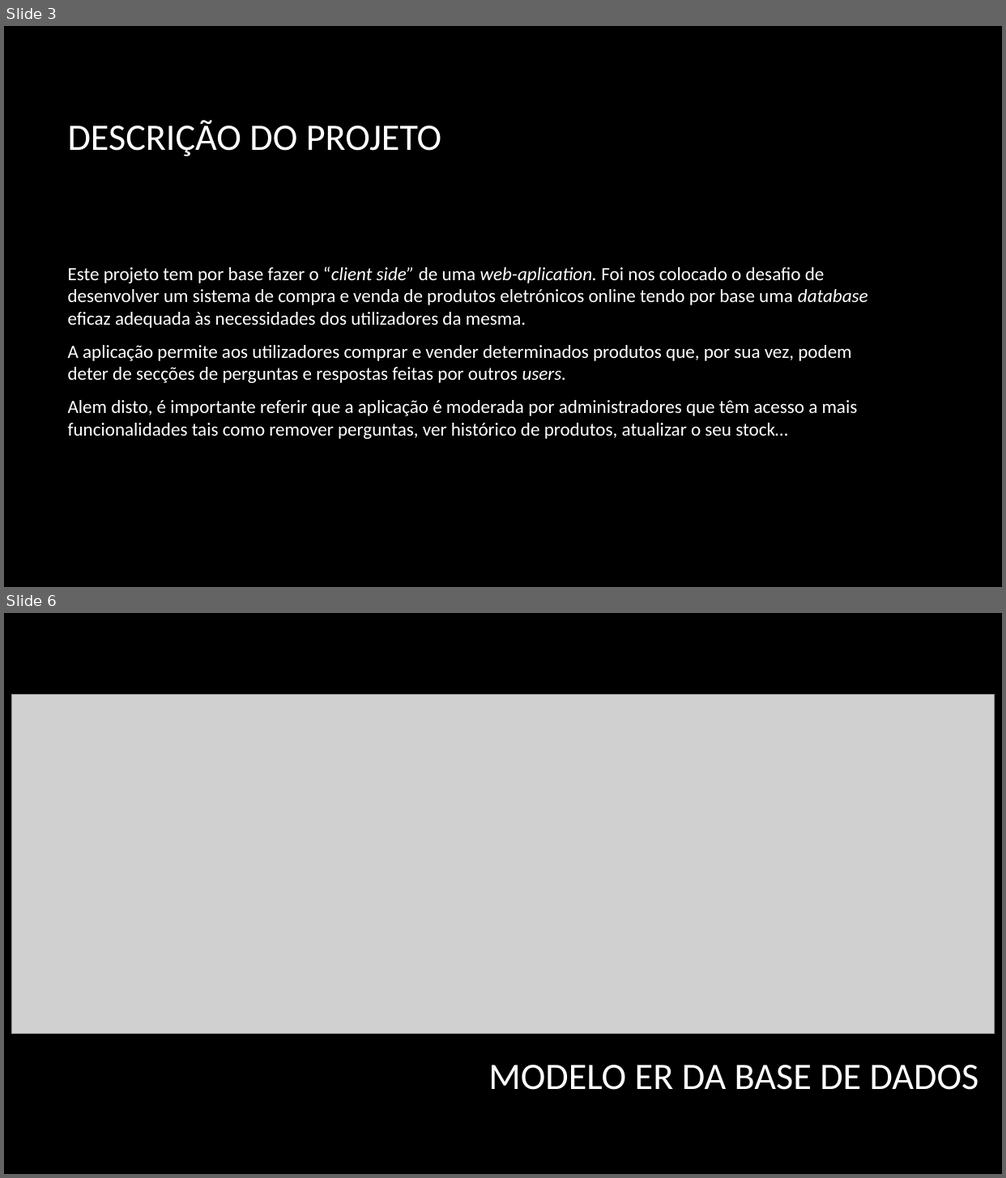
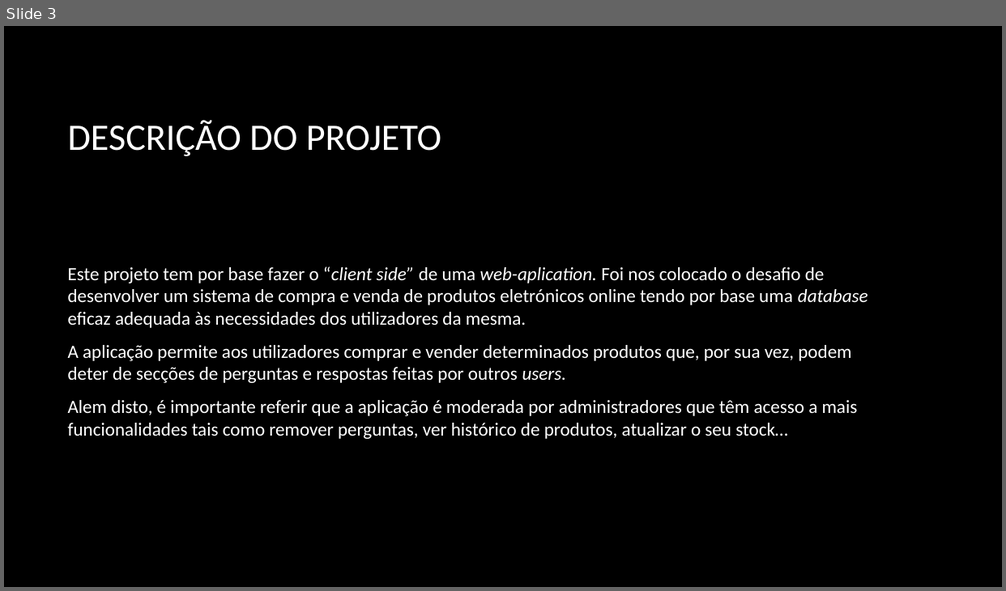
Before and after one commit to PolpEdu/Trabalho-Pr-ticpo, a slide deck: Trabalho prático.pptx. Shown one above the other, each under a label of ours: slides 3 and 6 before the commit, slide 3 after it; the slides between them are not shown. The pictures are 1006x1178 and 1006x591 pixels, drawn with LibreOffice and Linux fonts; fonts in the diff are those of the drawing; grey boxes stand for pictures; background and template pictures are left out. Boxes give left, top, right and bottom in pixels: in the first picture for what was removed or moved away, otherwise in the second. Text is boxed around its words. In the diff, an @@ line names an element or a change of style, - is before the commit and + after.

```diff
--- a/Trabalho prático.pptx
+++ b/Trabalho prático.pptx
@@ slide 6 removed at <box>4,613,1002,1174</box>, background picture (left out) @@
@@ picture removed at <box>11,695,995,1033</box> @@
@@ title removed at <box>488,1065,979,1090</box> @@
-MODELO ER DA BASE DE DADOS
```
Also in this commit, not shown: 6 slides changed, 1 other slide removed, 3 other files.
